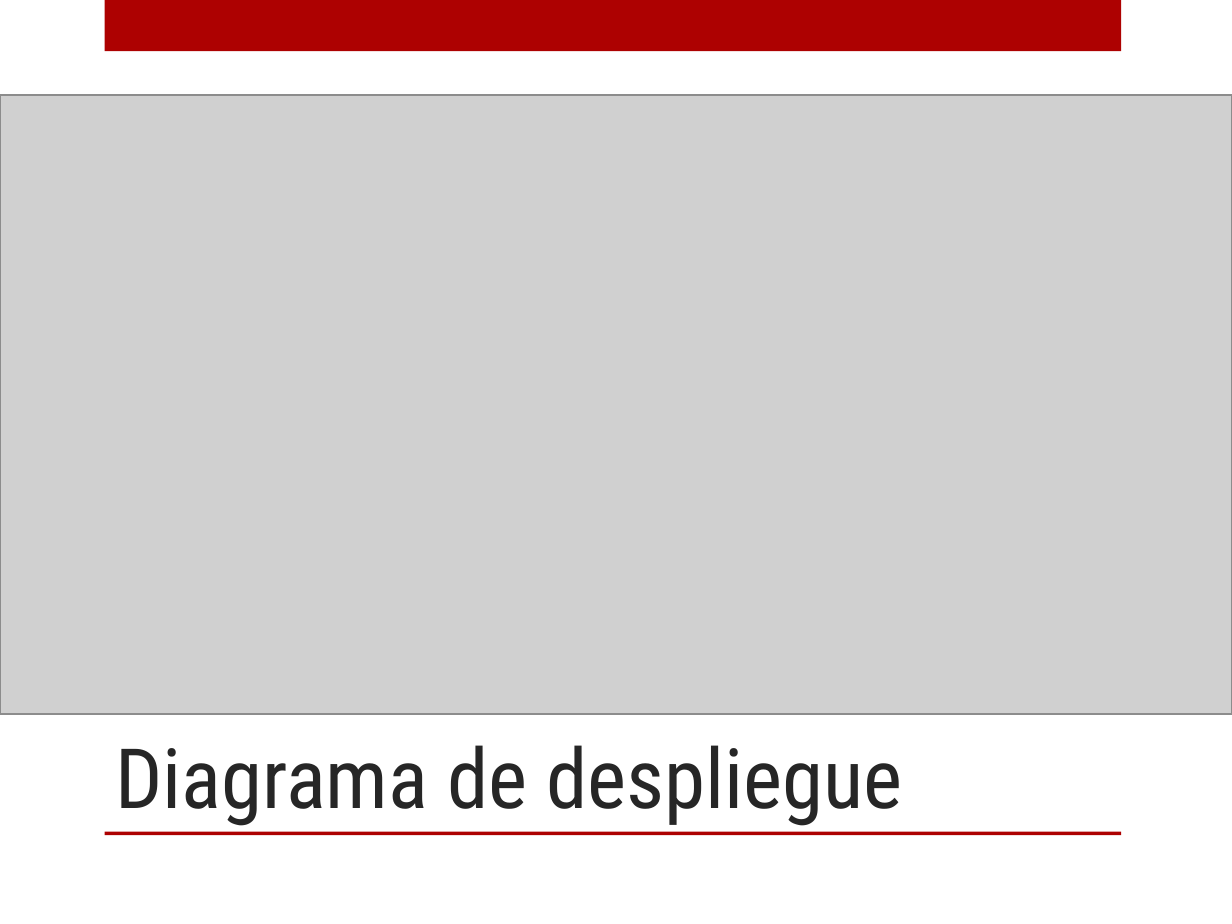
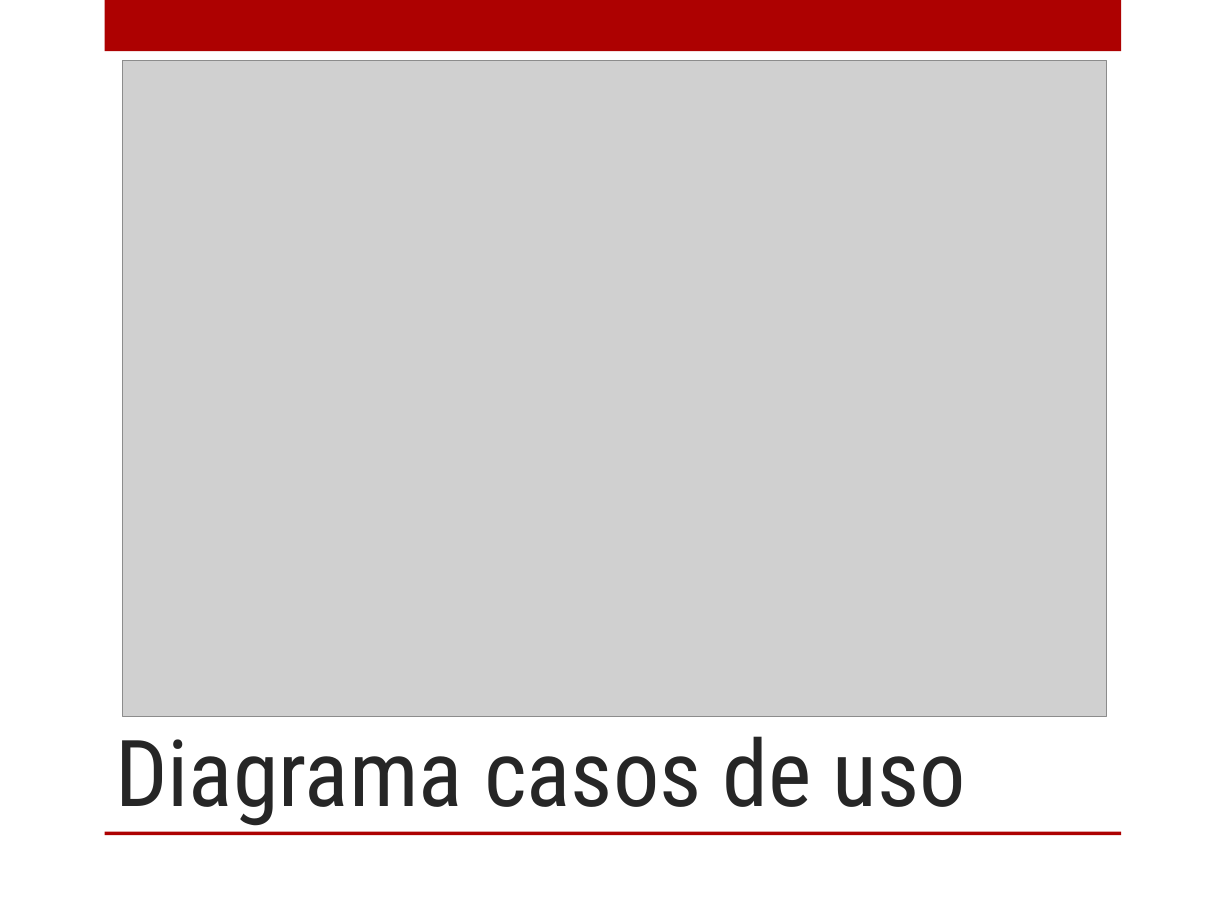
Before and after one commit to OscarMesa/MathForDummies, a slide deck: slide 7 of archivos/documentacion/Presentacion/Presentacion.pptx. Drawn at 1232x924 pixels with LibreOffice and Linux fonts; fonts in the diff are those of the drawing; grey boxes stand for pictures; background and template pictures are left out. Boxes give left, top, right and bottom in pixels: in the first picture for what was removed or moved away, otherwise in the second. Text is boxed around its words. In the diff, an @@ line names an element or a change of style, - is before the commit and + after.

```diff
--- a/archivos/documentacion/Presentacion/Presentacion.pptx
+++ b/archivos/documentacion/Presentacion/Presentacion.pptx
@@ picture: place and size @@
-picture at box(0, 95, 1232, 713)
+picture at box(122, 60, 1106, 716)
@@ title at box(115, 736, 966, 826): text changed; size 48.6 to 54 pt @@
-Diagrama de despliegue
+Diagrama casos de uso
```
Also in this commit, not shown: 3 other slides changed, 2 slides added, 2 slides removed.
